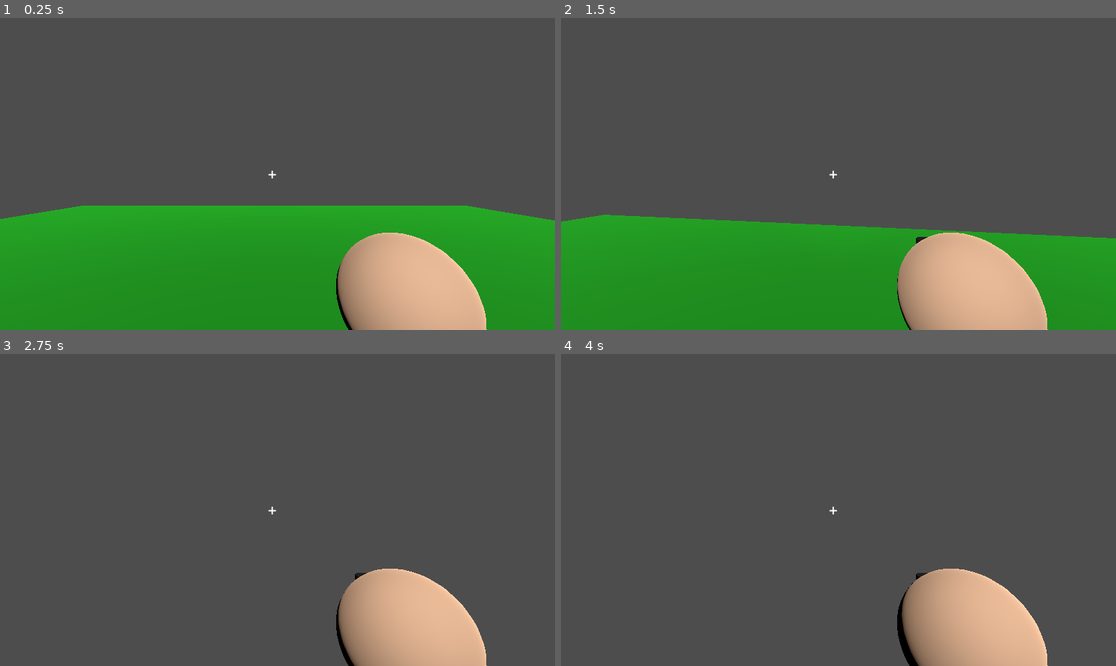
Above: before the commit, frames 1-4 (two rows, left to right).
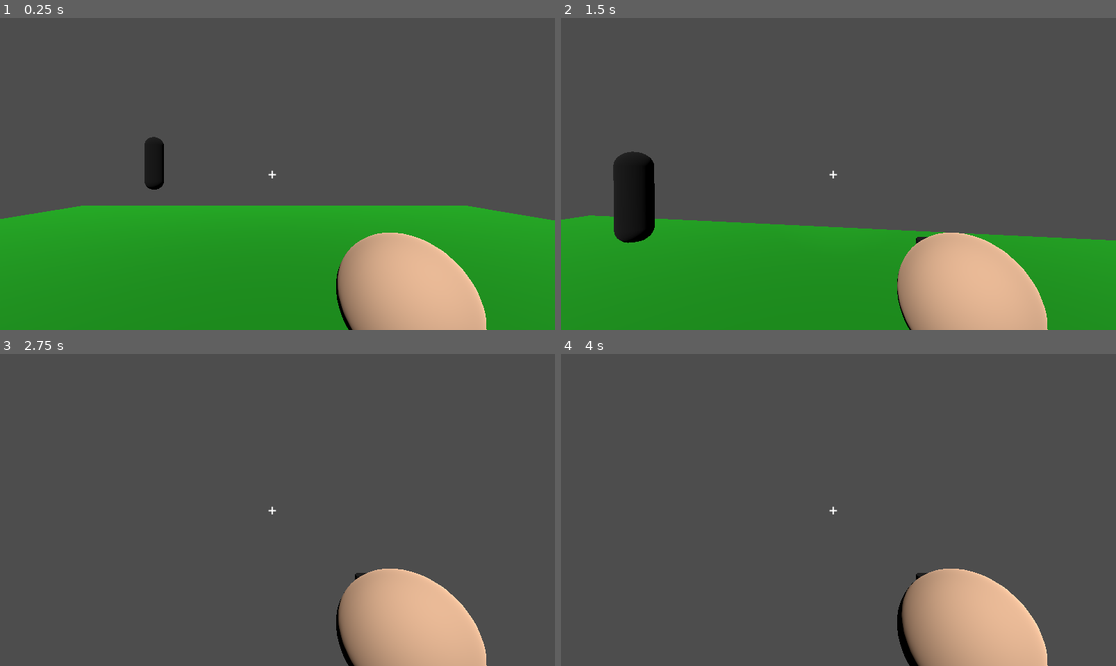
Above: after the commit, the same moments.

Repository: acidorenz22-commits/Game_Development_GODOT
Game: Godot game, scene res://world.tscn
The game is run twice, just before and just after one commit, with the same random seed, the same clock (stepped at 60 frames per second) and the same inputs.
Inputs (mouse positions are in pixels of both pictures, inside the frame that each line leads up to):
- Up to frame 1 (0.25 s): no input
- Up to frame 2 (1.5 s): tap Enter (ui_accept) at 0.5, 0.77 s; move the mouse to (866, 174) at 0.52 s; hold Q (use_mirror, bound only after the commit) 0.53-1.28 s; hold W (move_forward) from 0.53 s (still down); tap E (interact) at 0.6 s; move the mouse to (810, 174) at 1.27 s; tap Q (use_mirror, bound only after the commit) at 1.35 s
- Up to frame 3 (2.75 s): keep holding W (move_forward); tap Enter (ui_accept) at 1.52 s; tap E (interact) at 1.55, 2.1 s; move the mouse to (288, 503) at 2.02 s; hold Q (use_mirror, bound only after the commit) from 2.03 s (still down)
- Up to frame 4 (4 s): keep holding W (move_forward); tap Enter (ui_accept) at 2.75, 3.02, 3.5, 3.77 s; move the mouse to (832, 516) at 2.77 s; release Q (use_mirror, bound only after the commit) at 2.78 s; tap Shift (sprint) at 2.85 s; tap E (interact) at 3.05 s; move the mouse to (877, 513) at 3.52 s; hold F (toggle_flashlight) from 3.53 s (still down); tap Q (use_mirror, bound only after the commit) at 3.8 s

The runs differ from the first frame. In frame 1, 0.6% of the frame differs, in the area x 26-30%, y 38-56%; in frame 2, 2.5%, in the area x 0-100%, y 42-73%; in frame 3, less than 0.1%; in frame 4, less than 0.1%.

Commit message:
added the watcher

Diff:
--- a/character_body_3d_test.gd
+++ b/character_body_3d_test.gd
@@ -1,24 +1,30 @@
 extends CharacterBody3D
 
-const WALK_SPEED    = 5.0
-const SPRINT_SPEED  = 8.0
-const JUMP_VELOCITY = 4.5
-const GRAVITY       = 9.8
+const WALK_SPEED        = 5.0
+const SPRINT_SPEED      = 8.0
+const JUMP_VELOCITY     = 4.5
+const GRAVITY           = 9.8
 const MOUSE_SENSITIVITY = 0.003
-const BOB_FREQ   = 2.0
-const BOB_AMOUNT = 0.05
+const BOB_FREQ          = 2.0
+const BOB_AMOUNT        = 0.05
 const FOOTSTEP_INTERVAL = 0.5
+const MIRROR_COOLDOWN   = 5.0
 
-var bob_time       = 0.0
-var has_flashlight = false
-var flashlight_on  = false
-var footstep_timer = 0.0
+var bob_time        = 0.0
+var has_flashlight  = false
+var flashlight_on   = false
+var footstep_timer  = 0.0
+var has_mirror      = false
+var mirror_raised   = false
+var mirror_cooldown = 0.0
 
 @onready var head            = $Head
 @onready var camera          = $Head/Camera3D
 @onready var flashlight      = $Head/Camera3D/SpotLight3D
 @onready var hand_flashlight = $Head/Camera3D/HandsRig/HandFlashlight
+@onready var mirror_mesh     = $Head/Camera3D/HandsRig/MirrorMesh
 @onready var footstep_player = $FootstepPlayer
+@onready var flashlight_ray  = $Head/Camera3D/FlashlightRay
 
 func _ready():
 	Input.set_mouse_mode(Input.MOUSE_MODE_CAPTURED)
@@ -36,6 +42,16 @@
 		flashlight_on = !flashlight_on
 		flashlight.visible = flashlight_on
 
+	# Raise mirror
+	if event.is_action_pressed("use_mirror") and has_mirror and mirror_cooldown <= 0.0:
+		mirror_raised = true
+		mirror_mesh.visible = true
+
+	# Lower mirror
+	if event.is_action_released("use_mirror"):
+		mirror_raised = false
+		mirror_mesh.visible = false
+
 func _physics_process(delta):
 	_apply_gravity(delta)
 	_handle_jump()
@@ -43,6 +59,8 @@
 	_head_bob(delta)
 	_handle_footsteps(delta)
 	_check_pickup()
+	_check_flashlight_ray()
+	_handle_mirror_cooldown(delta)
 	move_and_slide()
 
 func _apply_gravity(delta):
@@ -83,13 +101,24 @@
 	else:
 		footstep_timer = 0.0
 
+func _handle_mirror_cooldown(delta):
+	if mirror_cooldown > 0.0:
+		mirror_cooldown -= delta
+
 func _check_pickup():
-	if Input.is_action_just_pressed("interact"):
+	if not has_flashlight:
 		var flashlight_node = get_tree().get_first_node_in_group("flashlight")
-		if flashlight_node and not has_flashlight:
+		if flashlight_node:
 			var dist = global_position.distance_to(flashlight_node.global_position)
-			if dist < 2.0:
+			if Input.is_action_just_pressed("interact") and dist < 2.0:
 				_pickup_flashlight(flashlight_node)
+
+	if not has_mirror:
+		var mirror_node = get_tree().get_first_node_in_group("mirror")
+		if mirror_node:
+			var dist = global_position.distance_to(mirror_node.global_position)
+			if Input.is_action_just_pressed("interact") and dist < 2.0:
+				_pickup_mirror(mirror_node)
 
 func _pickup_flashlight(node):
 	has_flashlight = true
@@ -98,3 +127,33 @@
 	hand_flashlight.visible = true
 	node.queue_free()
 	print("Flashlight picked up!")
+
+func _pickup_mirror(node):
+	has_mirror = true
+	node.queue_free()
+	print("Mirror picked up!")
+
+func _check_flashlight_ray():
+	var watcher = get_tree().get_first_node_in_group("watcher")
+
+	if not flashlight_on:
+		if watcher:
+			watcher.stop_watching()
+		return
+
+	if flashlight_ray.is_colliding():
+		var hit = flashlight_ray.get_collider()
+		if hit:
+			if hit.is_in_group("mourning_daughter"):
+				hit.trigger_chase()
+			if hit.is_in_group("watcher"):
+				# Mirror raised = reflect gaze = stun it!
+				if mirror_raised and mirror_cooldown <= 0.0:
+					hit.reflect_stun()
+					mirror_cooldown = MIRROR_COOLDOWN
+					print("Mirror reflected! Watcher stunned!")
+				else:
+					hit.being_watched()
+	else:
+		if watcher:
+			watcher.stop_watching()
--- a/fps_character.tscn
+++ b/fps_character.tscn
@@ -21,6 +21,13 @@
 top_radius = 0.03
 bottom_radius = 0.04
 height = 0.15
+
+[sub_resource type="StandardMaterial3D" id="StandardMaterial3D_qaf55"]
+albedo_color = Color(0.7529412, 0.7529412, 0.7529412, 1)
+
+[sub_resource type="BoxMesh" id="BoxMesh_5rtc0"]
+material = SubResource("StandardMaterial3D_qaf55")
+size = Vector3(0.4, 0.6, 0.05)
 
 [node name="CharacterBody3D" type="CharacterBody3D" unique_id=319192009]
 script = ExtResource("1_bj1go")
@@ -52,6 +59,14 @@
 transform = Transform3D(1, 0, 0, 0, 1, 0, 0, 0, 1, 0, 0, -0.2)
 visible = false
 mesh = SubResource("CylinderMesh_v503x")
+
+[node name="MirrorMesh" type="MeshInstance3D" parent="Head/Camera3D/HandsRig" unique_id=425807311]
+transform = Transform3D(1, 0, 0, 0, 1, 0, 0, 0, 1, 0.3, -0.2, -0.5)
+visible = false
+mesh = SubResource("BoxMesh_5rtc0")
+
+[node name="FlashlightRay" type="RayCast3D" parent="Head/Camera3D" unique_id=1238404522]
+target_position = Vector3(0, -1, -15)
 
 [node name="HUD" type="CanvasLayer" parent="." unique_id=1082081579]
 
--- /dev/null
+++ b/game_over.gd
@@ -0,0 +1,6 @@
+extends CanvasLayer
+
+func _ready():
+	await get_tree().create_timer(3.0).timeout
+	get_tree().paused = false
+	get_tree().reload_current_scene()
--- /dev/null
+++ b/game_over.tscn
@@ -0,0 +1,31 @@
+[gd_scene format=3 uid="uid://bs80bfkci6uvy"]
+
+[ext_resource type="Script" uid="uid://djinxh0fiq62x" path="res://game_over.gd" id="1_y26ei"]
+
+[node name="GameOver" type="CanvasLayer" unique_id=1344575034]
+script = ExtResource("1_y26ei")
+
+[node name="ColorRect" type="ColorRect" parent="." unique_id=746343137]
+anchors_preset = 15
+anchor_right = 1.0
+anchor_bottom = 1.0
+grow_horizontal = 2
+grow_vertical = 2
+color = Color(0.2946382, 3.218744e-07, 8.4228816e-08, 1)
+
+[node name="Label" type="Label" parent="." unique_id=1083646899]
+anchors_preset = 8
+anchor_left = 0.5
+anchor_top = 0.5
+anchor_right = 0.5
+anchor_bottom = 0.5
+offset_left = -46.0
+offset_top = -11.5
+offset_right = 46.0
+offset_bottom = 11.5
+grow_horizontal = 2
+grow_vertical = 2
+theme_override_font_sizes/font_size = 72
+text = "GAME OVER"
+horizontal_alignment = 1
+vertical_alignment = 1
--- a/mourning_daughter.gd
+++ b/mourning_daughter.gd
@@ -1,17 +1,24 @@
 extends CharacterBody3D
 
-const SPEED     = 1.5
-const GRAVITY   = 9.8
-const STOP_DIST = 1.2
+const SPEED_IDLE  = 0.0
+const SPEED_CHASE = 1.5
+const GRAVITY     = 9.8
+const STOP_DIST   = 1.2
+const CHASE_MEMORY = 3.0
 
-var player = null
+var player        = null
+var is_chasing    = false
+var chase_timer   = 0.0
+var current_speed = 0.0
 
 @onready var nav_agent = $NavigationAgent3D
 @onready var audio     = $AudioStreamPlayer3D
 
 func _ready():
+	await get_tree().process_frame
 	player = get_tree().get_first_node_in_group("player")
 	print("Player found: ", player)
+	audio.volume_db = -40.0
 
 	var timer = Timer.new()
 	add_child(timer)
@@ -19,8 +26,12 @@
 	timer.timeout.connect(_update_target)
 	timer.start()
 
+func trigger_chase():
+	is_chasing  = true
+	chase_timer = CHASE_MEMORY
+
 func _update_target():
-	if player:
+	if player and is_chasing:
 		nav_agent.target_position = player.global_position
 
 func _physics_process(delta):
@@ -30,16 +41,37 @@
 	if player == null:
 		return
 
+	if is_chasing:
+		chase_timer -= delta
+		if chase_timer <= 0.0:
+			is_chasing = false
+
+	var target_speed  = SPEED_CHASE if is_chasing else SPEED_IDLE
+	current_speed     = lerp(current_speed, target_speed, delta * 3.0)
+
 	var dist = global_position.distance_to(player.global_position)
+	var vol_percent = 1.0 - clamp(dist / 15.0, 0.0, 1.0)
+	audio.volume_db = lerp(-40.0, 0.0, vol_percent)
 
-	if dist > STOP_DIST:
+	if is_chasing and dist > STOP_DIST:
 		var next_pos  = nav_agent.get_next_path_position()
 		var direction = (next_pos - global_position).normalized()
-		velocity.x    = direction.x * SPEED
-		velocity.z    = direction.z * SPEED
+		velocity.x    = direction.x * current_speed
+		velocity.z    = direction.z * current_speed
 		look_at(Vector3(player.global_position.x, global_position.y, player.global_position.z), Vector3.UP)
+	elif is_chasing and dist <= STOP_DIST:
+		velocity.x = 0
+		velocity.z = 0
+		_catch_player()
 	else:
 		velocity.x = 0
 		velocity.z = 0
 
 	move_and_slide()
+
+func _catch_player():
+	print("MD caught the player!")
+	var game_over = load("res://game_over.tscn").instantiate()
+	get_tree().root.add_child(game_over)
+	get_tree().paused = true
+	game_over.process_mode = Node.PROCESS_MODE_ALWAYS
--- a/mourning_daughter.tscn
+++ b/mourning_daughter.tscn
@@ -13,7 +13,7 @@
 radius = 0.3
 height = 1.8
 
-[node name="MourningDaughter" type="CharacterBody3D" unique_id=1026318932]
+[node name="MourningDaughter" type="CharacterBody3D" unique_id=1026318932 groups=["mourning_daughter"]]
 script = ExtResource("1_xhai7")
 
 [node name="CollisionShape3D" type="CollisionShape3D" parent="." unique_id=2024303580]
@@ -26,5 +26,6 @@
 
 [node name="AudioStreamPlayer3D" type="AudioStreamPlayer3D" parent="." unique_id=1229106549]
 stream = ExtResource("2_dnw1s")
+unit_size = 5.0
 autoplay = true
 max_distance = 20.0
--- a/project.godot
+++ b/project.godot
@@ -52,6 +52,11 @@
 "events": [Object(InputEventKey,"resource_local_to_scene":false,"resource_name":"","device":-1,"window_id":0,"alt_press …(192 unchanged characters)…
 ]
 }
+use_mirror={
+"deadzone": 0.2,
+"events": [Object(InputEventKey,"resource_local_to_scene":false,"resource_name":"","device":-1,"window_id":0,"alt_pressed":false,"shift_pressed":false,"ctrl_pressed":false,"meta_pressed":false,"pressed":false,"keycode":0,"physical_keycode":81,"key_label":0,"unicode":81,"location":0,"echo":false,"script":null)
+]
+}
 
 [physics]
 
--- /dev/null
+++ b/watcher.gd
@@ -0,0 +1,105 @@
+extends CharacterBody3D
+
+const GRAVITY      = 9.8
+const CHASE_SPEED  = 6.0
+const STARE_LIMIT  = 3.0
+const STOP_DIST    = 1.2
+
+enum State { IDLE, WATCHED, CHASING }
+
+var player      = null
+var state       = State.IDLE
+var stare_timer = 0.0
+
+@onready var nav_agent = $NavigationAgent3D
+@onready var audio     = $AudioStreamPlayer3D
+
+func _ready():
+	await get_tree().process_frame
+	player = get_tree().get_first_node_in_group("player")
+	print("Watcher found player: ", player)
+	audio.volume_db = -40.0
+
+	var timer = Timer.new()
+	add_child(timer)
+	timer.wait_time = 0.5
+	timer.timeout.connect(_update_target)
+	timer.start()
+
+func being_watched():
+	if state == State.CHASING:
+		return
+	state = State.WATCHED
+	if player:
+		look_at(Vector3(player.global_position.x, global_position.y, player.global_position.z), Vector3.UP)
+
+func stop_watching():
+	if state == State.WATCHED:
+		state = State.IDLE
+		stare_timer = 0.0
+		audio.volume_db = -40.0
+
+func _update_target():
+	if player and state == State.CHASING:
+		nav_agent.target_position = player.global_position
+
+func _physics_process(delta):
+	if not is_on_floor():
+		velocity.y -= GRAVITY * delta
+
+	if player == null:
+		return
+
+	match state:
+		State.IDLE:
+			velocity.x = 0
+			velocity.z = 0
+
+		State.WATCHED:
+			velocity.x = 0
+			velocity.z = 0
+			stare_timer += delta
+			audio.volume_db = lerp(-40.0, -10.0, stare_timer / STARE_LIMIT)
+			if stare_timer >= STARE_LIMIT:
+				_trigger_charge()
+
+		State.CHASING:
+			var dist = global_position.distance_to(player.global_position)
+			var vol_percent = 1.0 - clamp(dist / 15.0, 0.0, 1.0)
+			audio.volume_db = lerp(-40.0, 0.0, vol_percent)
+
+			if dist > STOP_DIST:
+				var next_pos  = nav_agent.get_next_path_position()
+				var direction = (next_pos - global_position).normalized()
+				velocity.x    = direction.x * CHASE_SPEED
+				velocity.z    = direction.z * CHASE_SPEED
+				look_at(Vector3(player.global_position.x, global_position.y, player.global_position.z), Vector3.UP)
+			else:
+				velocity.x = 0
+				velocity.z = 0
+				_catch_player()
+
+	move_and_slide()
+
+func _trigger_charge():
+	state = State.CHASING
+	stare_timer = 0.0
+	print("WATCHER IS CHARGING!")
+
+func _catch_player():
+	print("Watcher caught the player!")
+	var game_over = load("res://game_over.tscn").instantiate()
+	get_tree().root.add_child(game_over)
+	# Freeze the game briefly
+	get_tree().paused = true
+	game_over.process_mode = Node.PROCESS_MODE_ALWAYS
+
+func reflect_stun():
+	print("Watcher stunned by mirror!")
+	state = State.IDLE
+	stare_timer = 0.0
+	velocity = Vector3.ZERO
+	audio.volume_db = -40.0
+	# Stun for 5 seconds then back to normal
+	await get_tree().create_timer(5.0).timeout
+	print("Watcher recovered!")
--- /dev/null
+++ b/watcher.tscn
@@ -0,0 +1,26 @@
+[gd_scene format=3 uid="uid://0x0qgdpw0fwu"]
+
+[ext_resource type="Script" uid="uid://crbx754tlokgw" path="res://watcher.gd" id="1_d7tun"]
+
+[sub_resource type="CapsuleShape3D" id="CapsuleShape3D_d7tun"]
+
+[sub_resource type="StandardMaterial3D" id="StandardMaterial3D_2b0m1"]
+albedo_color = Color(0.03137255, 0.03137255, 0.03137255, 1)
+
+[sub_resource type="CapsuleMesh" id="CapsuleMesh_j5ge6"]
+material = SubResource("StandardMaterial3D_2b0m1")
+radius = 0.35
+height = 2.2
+
+[node name="Watcher" type="CharacterBody3D" unique_id=1732899575 groups=["watcher"]]
+script = ExtResource("1_d7tun")
+
+[node name="CollisionShape3D" type="CollisionShape3D" parent="." unique_id=1384858022]
+shape = SubResource("CapsuleShape3D_d7tun")
+
+[node name="MeshInstance3D" type="MeshInstance3D" parent="." unique_id=499898505]
+mesh = SubResource("CapsuleMesh_j5ge6")
+
+[node name="NavigationAgent3D" type="NavigationAgent3D" parent="." unique_id=1448448490]
+
+[node name="AudioStreamPlayer3D" type="AudioStreamPlayer3D" parent="." unique_id=2032634949]
--- a/world.tscn
+++ b/world.tscn
@@ -2,6 +2,7 @@
 
 [ext_resource type="PackedScene" uid="uid://bf7japrqvkyi2" path="res://fps_character.tscn" id="1_f3sb7"]
 [ext_resource type="PackedScene" uid="uid://cv52h4lti7ldd" path="res://mourning_daughter.tscn" id="2_fj7yv"]
+[ext_resource type="PackedScene" uid="uid://0x0qgdpw0fwu" path="res://watcher.tscn" id="3_tlwt5"]
 
 [sub_resource type="StandardMaterial3D" id="StandardMaterial3D_f3sb7"]
 albedo_color = Color(1.332, 1.332, 1.332, 1)
@@ -26,6 +27,16 @@
 
 [sub_resource type="SphereShape3D" id="SphereShape3D_036b0"]
 radius = 1.5
+
+[sub_resource type="StandardMaterial3D" id="StandardMaterial3D_tlwt5"]
+albedo_color = Color(0.7529412, 0.7529412, 0.7529412, 1)
+
+[sub_resource type="BoxMesh" id="BoxMesh_aqk2v"]
+material = SubResource("StandardMaterial3D_tlwt5")
+size = Vector3(0.1, 0.5, 0.8)
+
+[sub_resource type="BoxShape3D" id="BoxShape3D_036b0"]
+size = Vector3(0.1, 0.5, 0.8)
 
 [sub_resource type="NavigationMesh" id="NavigationMesh_tlwt5"]
 vertices = PackedVector3Array(-9.5, 0.45, -9.5, -9.5, 0.45, 9.5, 9.5, 0.45, 9.5, 9.5, 0.45, -9.5)
@@ -69,6 +80,16 @@
 [node name="CollisionShape3D" type="CollisionShape3D" parent="Flashlight/Area3D" unique_id=223742734]
 shape = SubResource("SphereShape3D_036b0")
 
+[node name="Mirror" type="StaticBody3D" parent="." unique_id=896911840 groups=["mirror"]]
+transform = Transform3D(1, 0, 0, 0, 1, 0, 0, 0, 1, -4.363463, 0.28344738, 0)
+
+[node name="MeshInstance3D" type="MeshInstance3D" parent="Mirror" unique_id=152064051]
+transform = Transform3D(1, 0, 0, 0, 1, 0, 0, 0, 1, 0, 0.92504513, 0)
+mesh = SubResource("BoxMesh_aqk2v")
+
+[node name="CollisionShape3D" type="CollisionShape3D" parent="Mirror" unique_id=651841518]
+shape = SubResource("BoxShape3D_036b0")
+
 [node name="CharacterBody3D" parent="." unique_id=319192009 groups=["player"] instance=ExtResource("1_f3sb7")]
 
 [node name="NavigationRegion3D" type="NavigationRegion3D" parent="." unique_id=187041064]
@@ -83,4 +104,7 @@
 shape = SubResource("BoxShape3D_gv5m4")
 
 [node name="MourningDaughter" parent="." unique_id=1026318932 instance=ExtResource("2_fj7yv")]
-transform = Transform3D(1, 0, 0, 0, 1, 0, 0, 0, 1, 1, 4, 0)
+transform = Transform3D(1, 0, 0, 0, 1, 0, 0, 0, 1, 6.9346237, 1.13163, 0)
+
+[node name="Watcher" parent="." unique_id=1732899575 instance=ExtResource("3_tlwt5")]
+transform = Transform3D(1, 0, 0, 0, 1, 0, 0, 0, 1, -5, 2.4193883, -8)
Not shown, added: game_over.gd.uid
Not shown, added: watcher.gd.uid
